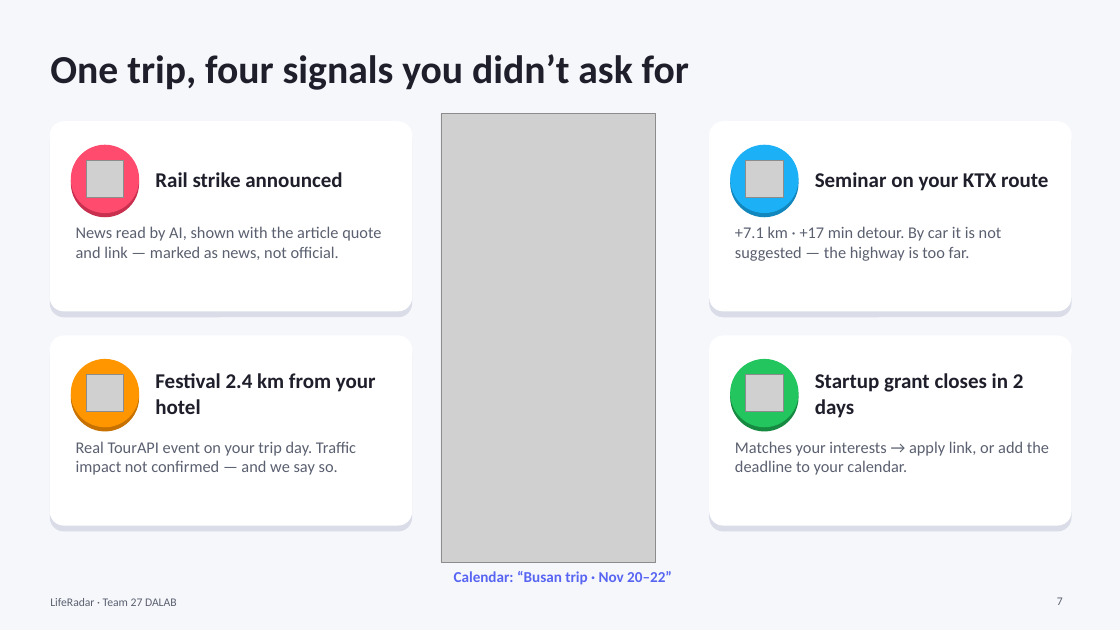
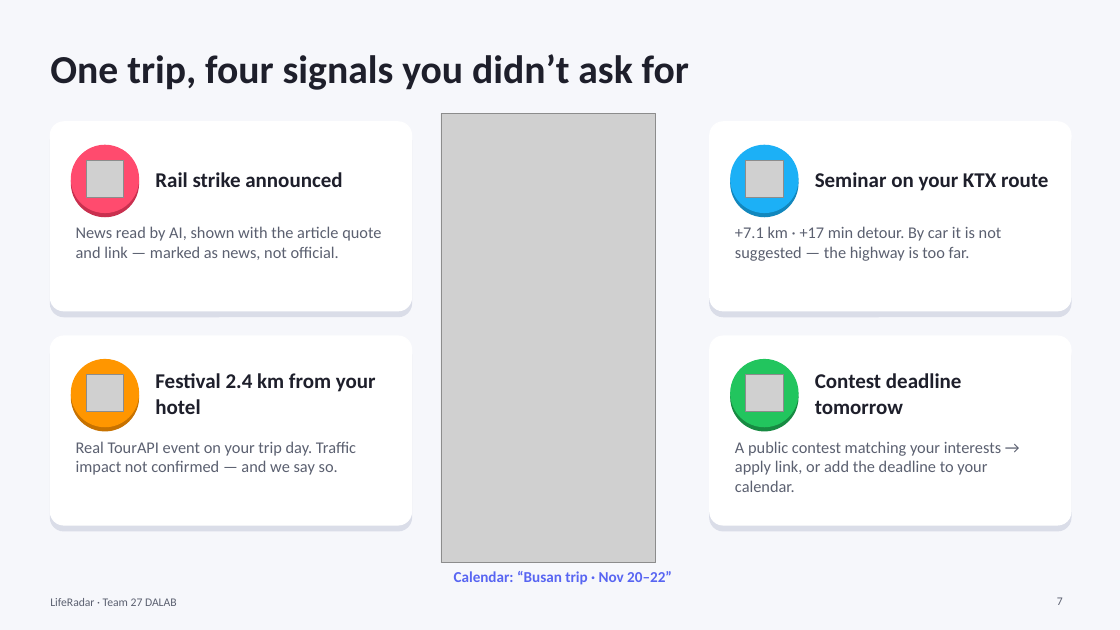
Before and after one commit to woowangthon/WOOWANGTHON_TEAM_27_FE, a slide deck: slide 7 of docs/presentation/LifeRadar_Team27.pptx. Drawn at 1120x630 pixels with LibreOffice and Linux fonts; fonts in the diff are those of the drawing; grey boxes stand for pictures. Boxes give left, top, right and bottom in pixels: in the first picture for what was removed or moved away, otherwise in the second. Text is boxed around its words. In the diff, an @@ line names an element or a change of style, - is before the commit and + after.

```diff
--- a/docs/presentation/LifeRadar_Team27.pptx
+++ b/docs/presentation/LifeRadar_Team27.pptx
@@ text at (815, 373, 961, 414): text changed @@
-Startup grant closes in 2 days
+Contest deadline tomorrow
@@ text at (735, 441, 1001, 492): text changed @@
-Matches your interests → apply link, or add the deadline to your calendar.
+A public contest matching your interests → apply link, or add the deadline to your calendar.
```
Also in this commit, not shown: 4 other slides changed, 1 other file.
